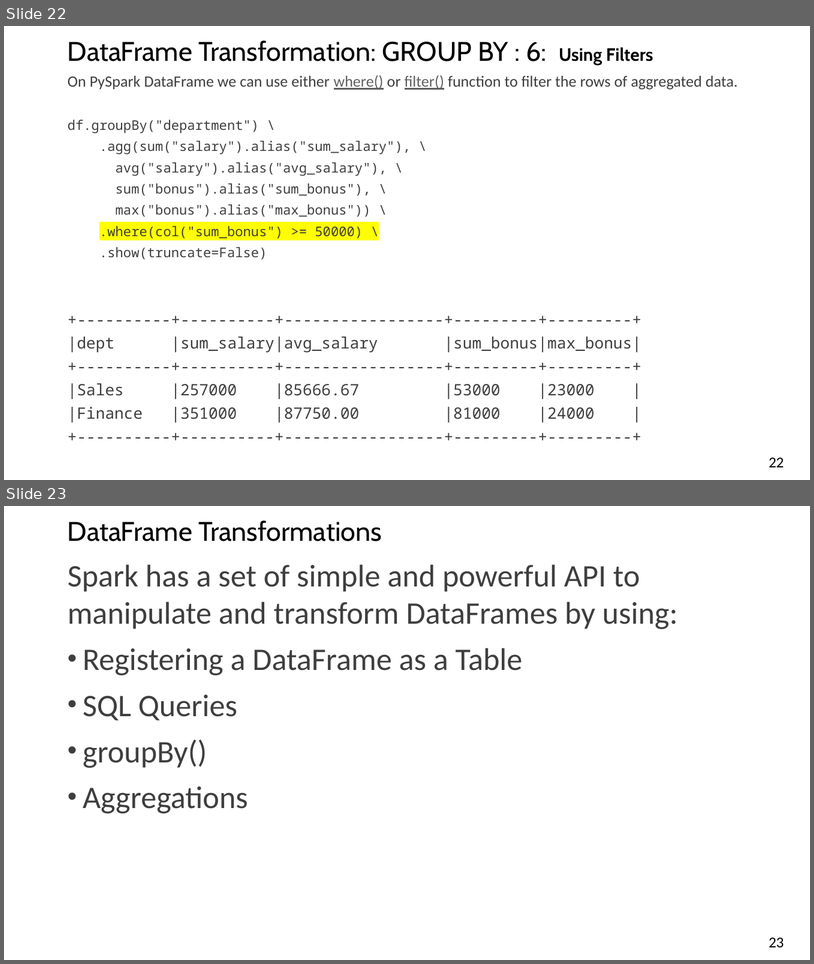
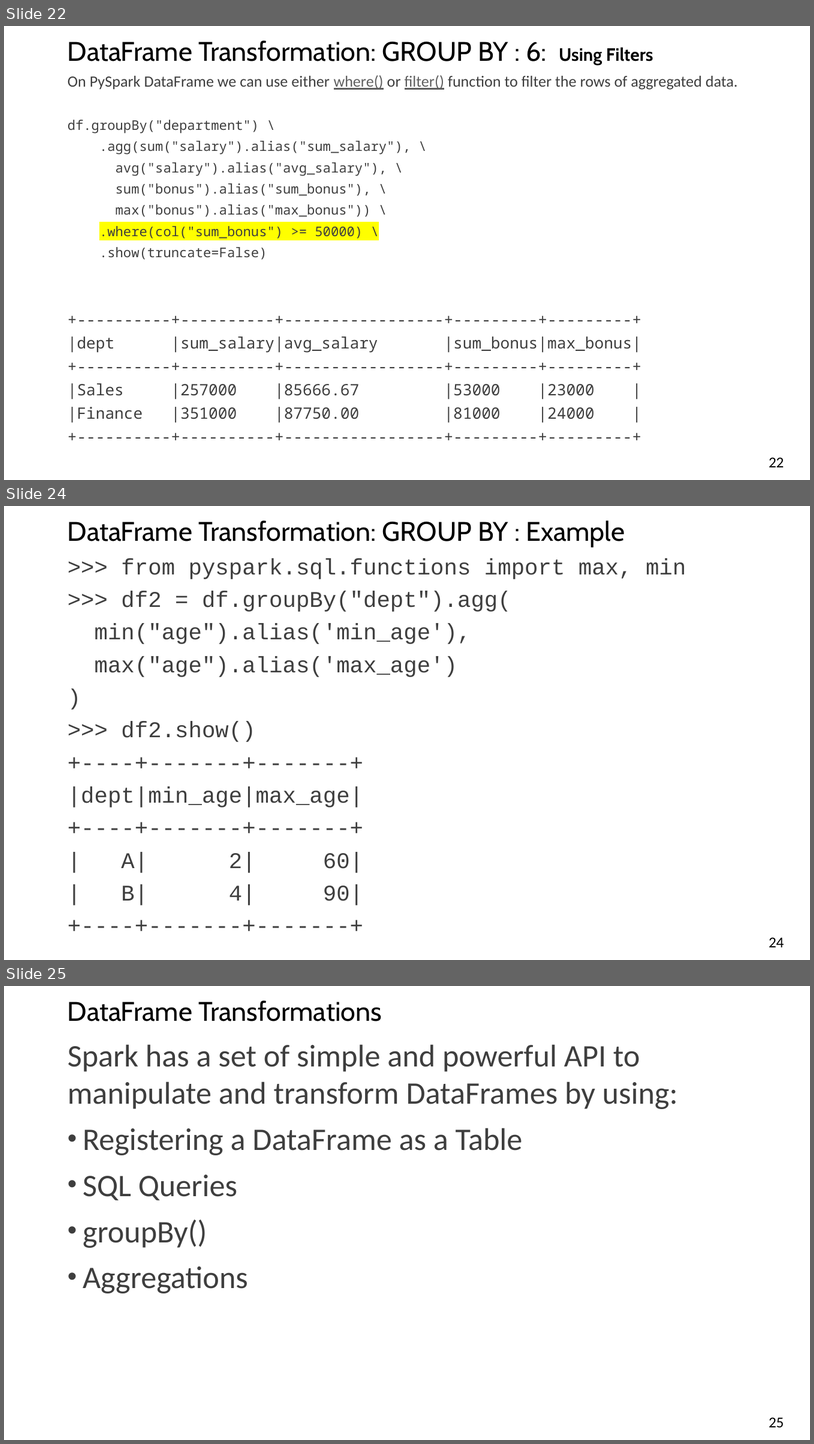
Before and after one commit to mahmoudparsian/big-data-mapreduce-course, a slide deck: slides/pyspark/dataframes_slides/dataFrames_transformations_groupby.pptx. Shown one above the other, each under a label of ours: slides 22 and 23 before the commit, slides 22, 24 and 25 after it; the slides between them are not shown. The pictures are 814x964 and 814x1444 pixels, drawn with LibreOffice and Linux fonts; fonts in the diff are those of the drawing; background and template pictures are left out. Boxes give left, top, right and bottom in pixels: in the first picture for what was removed or moved away, otherwise in the second. Text is boxed around its words. In the diff, an @@ line names an element or a change of style, - is before the commit and + after.

```diff
--- a/slides/pyspark/dataframes_slides/dataFrames_transformations_groupby.pptx
+++ b/slides/pyspark/dataframes_slides/dataFrames_transformations_groupby.pptx
@@ slide 24 added at [4, 506, 810, 960], background #FFFFFF @@
@@ title added at [68, 520, 625, 547], 24 pt, text #000000 @@
+DataFrame Transformation: GROUP BY : Example
@@ text added at [68, 558, 686, 905], 20 pt, text #3E3E3E @@
+>>> from pyspark.sql.functions import max, min
+>>> df2 = df.groupBy("dept").agg(
+min("age").alias('min_age'),
+max("age").alias('max_age')
+)
+>>> df2.show()
++----+-------+-------+
+|dept|min_age|max_age|
++----+-------+-------+
+| A| 2| 60|
+| B| 4| 90|
++----+-------+-------+
@@ page number added at [769, 937, 784, 947], 13.5 pt, text #000000 @@
+24
@@ what was slide 23 is now slide 25 @@
@@ page number at [769, 1417, 784, 1427]: text changed @@
-23
+25
```
Also in this commit, not shown: 1 other slide added.
